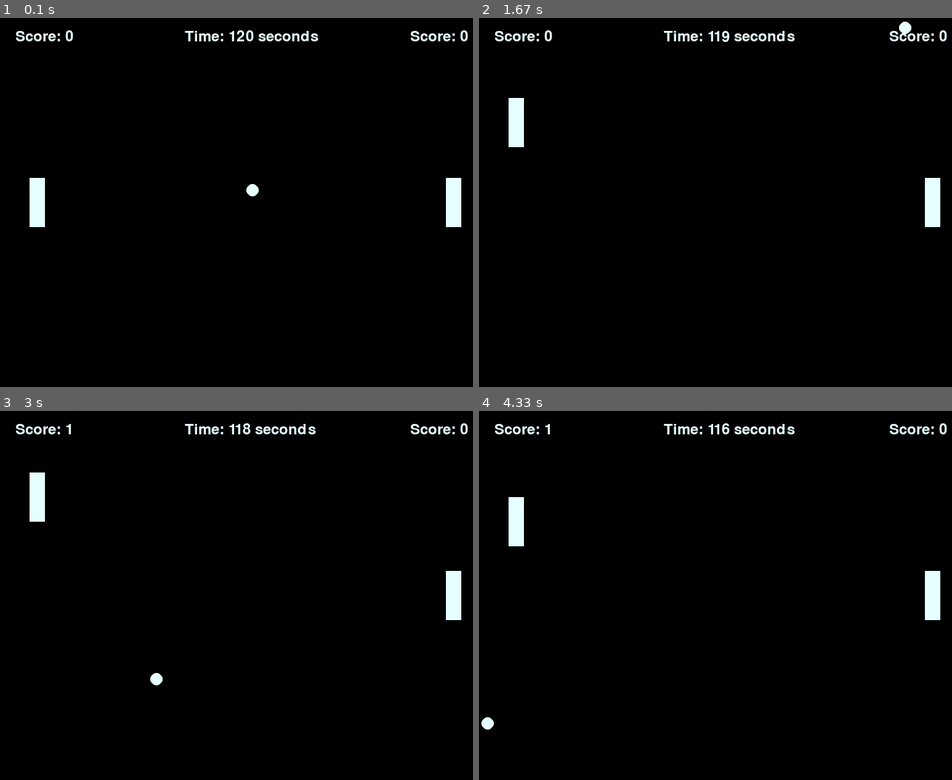
Above: before the commit, frames 1-4 (two rows, left to right).
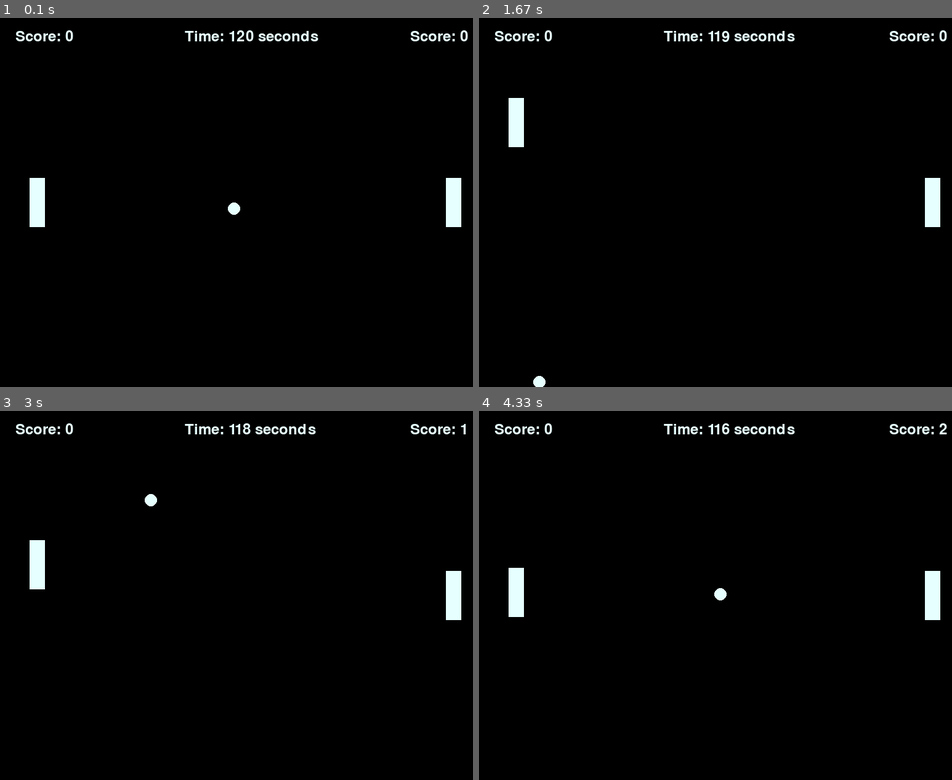
Above: after the commit, the same moments.

Repository: Sgoodridge96/Pong_Pygame
Game: pygame game, started from Pong.py
The game is run twice, just before and just after one commit, with the same random seed, the same clock (stepped at 60 frames per second) and the same inputs.
Inputs:
- Up to frame 1 (0.1 s): no input
- Up to frame 2 (1.67 s): hold Up 0.33-0.8 s; hold Down 0.83-1.13 s; hold Up 1.17-1.53 s; hold Down from 1.57 s (still down)
- Up to frame 3 (3 s): release Down at 1.93 s; hold Up 1.97-2.27 s; hold Down 2.3-2.6 s; hold Up from 2.63 s (still down)
- Up to frame 4 (4.33 s): release Up at 3 s; hold Down 3.03-3.4 s; hold Up 3.43-3.73 s; hold Down 3.77-4.07 s; hold Up from 4.1 s (still down)

The runs differ from the first frame. In frame 1, 0.1% of the frame differs, in the area x 48-55%, y 45-54%; in frame 2, 0.1%; in frame 3, 1.1%, in the area x 6-99%, y 3-75%; in frame 4, 1.1%.

Commit message:
Reset players after a point is scored.  Fixed collision with top of players.  Cleaned up code for consistency

Diff:
--- a/Pong.py
+++ b/Pong.py
@@ -1,8 +1,8 @@
 import pygame
 import random
 
-# NEXT UPDATE: Fix collisions with top of the player/ai rectangles.
-               #Reset both players when a point is made
+# NEXT UPDATE: #Add speed increase after each point is scored.
+               #Add a pause when a point is scored(reset both ball and players before pausing)
                #Fix pong ball so it actually spawns random directions and speeds
 
 
@@ -10,6 +10,9 @@
 
 class PlayerRectangle:
     def __init__(self, x, y, width, height, color, speed):
+        #initialize variables
+        self.spawn_x = x
+        self.spawn_y = y
         self.x = x
         self.y = y
         self.width = width
@@ -18,6 +21,7 @@
         self.speed = speed
 
     def move(self, keys, screen_height):
+        #set keys to player movement
         if keys[pygame.K_UP] and self.y > 0:
             self.y -= self.speed
         if keys[pygame.K_DOWN] and self.y < screen_height - self.height:
@@ -26,8 +30,15 @@
     def draw(self, screen):
         pygame.draw.rect(screen, self.color, (self.x, self.y, self.width, self.height))
 
+    def reset(self):
+        #reset player
+        self.x = self.spawn_x
+        self.y = self.spawn_y
+
+
 class PongBall:
     def __init__(self, x, y, radius, color, speed):
+        #initialize variables
         self.spawn_x = x
         self.spawn_y = y
         self.x = x
@@ -37,6 +48,7 @@
         self.speed = list(speed)
 
     def move(self):
+        #move ball
         self.x += self.speed[0]
         self.y += self.speed[1]
 
@@ -44,6 +56,7 @@
         pygame.draw.circle(screen, self.color, (self.x, self.y), self.radius)
 
     def reset(self):
+        #reset the ball
         self.x = self.spawn_x
         self.y = self.spawn_y
 
@@ -52,33 +65,56 @@
         #Check upper and lower wall collisions
         if self.y < 0 + self.radius or self.y > screen_height - self.radius:
             self.speed[1] *= -1
-        #Check side walls (To be removed to for scoring)
-        if self.x < 0 + self.radius or self.x > screen_width - self.radius:
-            self.speed[0] *= -1
+
 
     def checkPlayerCollision(self, player_rect, ai_rect):
 
-        player_object = pygame.Rect(player_rect.x, player_rect.y, player_rect.width, player_rect.height)
-        ai_object = pygame.Rect(ai_rect.x, ai_rect.y, ai_rect.width, ai_rect.height)
-        pongball_object = pygame.Rect(self.x - self.radius, self.y - self.radius, self.radius * 2, self.radius * 2)
-
-        # Check if the ball hits the front of the player
-        if pongball_object.colliderect(player_object):
-            if pongball_object.right >= player_object.left or pongball_object.left >= player_object.right:
+        # Check collision with the front of the player
+        if self.x - self.radius <= player_rect.x + player_rect.width and self.x > player_rect.x:
+            if self.y >= player_rect.y and self.y <= player_rect.y + player_rect.height:
                 self.speed[0] *= -1
-
-        #Check if the ball hits the front of the ai
-        if pongball_object.colliderect(ai_object):
-            if pongball_object.left >= ai_object.right or pongball_object.right >= ai_object.left:
+                self.x = player_rect.x + player_rect.width + self.radius  #Move ball to front of player to prevent the ball from sticking
+
+        # Check collision with the top or bottom with the player
+        if self.x >= player_rect.x and self.x <= player_rect.x + player_rect.width:
+            if self.y - self.radius <= player_rect.y + player_rect.height and self.y > player_rect.y:
+                self.speed[1] *= -1
+                self.y = player_rect.y + player_rect.height + self.radius
+            elif self.y + self.radius >= player_rect.y and self.y < player_rect.y + player_rect.height:
+                self.speed[1] *= -1
+                self.y = player_rect.y - self.radius
+
+        # Check collision with the front of the AI
+        if self.x + self.radius >= ai_rect.x and self.x < ai_rect.x + ai_rect.width:
+            if self.y >= ai_rect.y and self.y <= ai_rect.y + ai_rect.height:
                 self.speed[0] *= -1
-
-    def score(self, screen_width, player_score, ai_score):
+                self.x = ai_rect.x - self.radius
+
+        # Check collision with the top or bottom of the AI
+        if self.x >= ai_rect.x and self.x <= ai_rect.x + ai_rect.width:
+            if self.y - self.radius <= ai_rect.y + ai_rect.height and self.y > ai_rect.y:
+                self.speed[1] *= -1
+                self.y = ai_rect.y + ai_rect.height + self.radius
+            elif self.y + self.radius >= ai_rect.y and self.y < ai_rect.y + ai_rect.height:
+                self.speed[1] *= -1
+                self.y = ai_rect.y - self.radius
+
+    #Update score and reset the ball
+    def score(self, screen_width, player_score, ai_score, player_rect, ai_rect):
         if self.x > screen_width - self.radius:
+
+            self.reset()
+            player_rect.reset()
+            ai_rect.reset()
             player_score += 1
+
+        if self.x < 0 + self.radius:
+
             self.reset()
-        if self.x < 0 + self.radius:
+            player_rect.reset()
+            ai_rect.reset()
             ai_score += 1
-            self.reset()
+
         return player_score, ai_score
 
 
@@ -86,10 +122,7 @@
     #Randomly pick a ball direction and speed at the start of the game.
     random.seed()
     starting_speeds = [-3, 3]
-    ball_direction_x = random.choice(starting_speeds)
-    ball_direction_y = random.choice(starting_speeds)
-
-    return ball_direction_x, ball_direction_y
+    return starting_speeds
 
 
 def main():
@@ -164,7 +197,7 @@
 
         pong_ball.checkWallCollision(screen_height, screen_width)
         pong_ball.checkPlayerCollision(player_rect, ai_rect)
-        (player_score, ai_score) = pong_ball.score(screen_width, player_score, ai_score)
+        (player_score, ai_score) = pong_ball.score(screen_width, player_score, ai_score, player_rect, ai_rect)
         pong_ball.move()
 
         #render timer to screen
